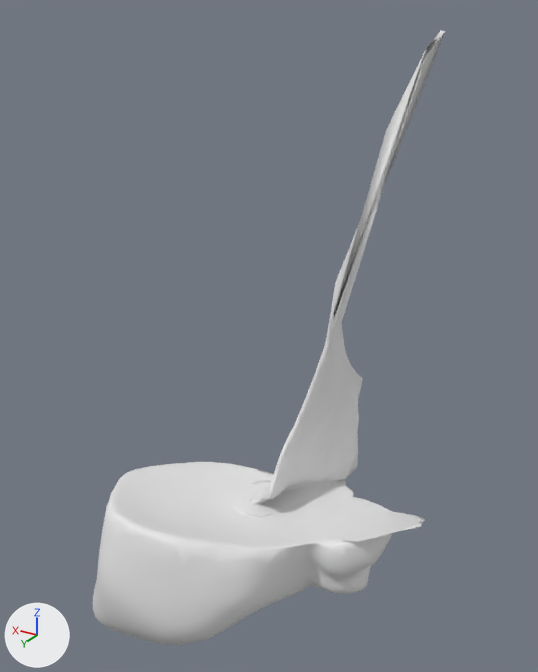
Two versions of the glTF model public/assets/skullbase/pf_superior_cerebellar_peduncle__koos_2.glb, one commit apart.
One viewpoint serves both versions: a 50 mm camera at (-4.6, 29.0, -30.0) aimed at (9.5, 5.4, -41.8). Arrows for +X, +Y and +Z are at lower left; the lights stay in place. The picture after the commit comes second. Vertices at exactly the same position are counted once.

In view in the first picture: 'R'.
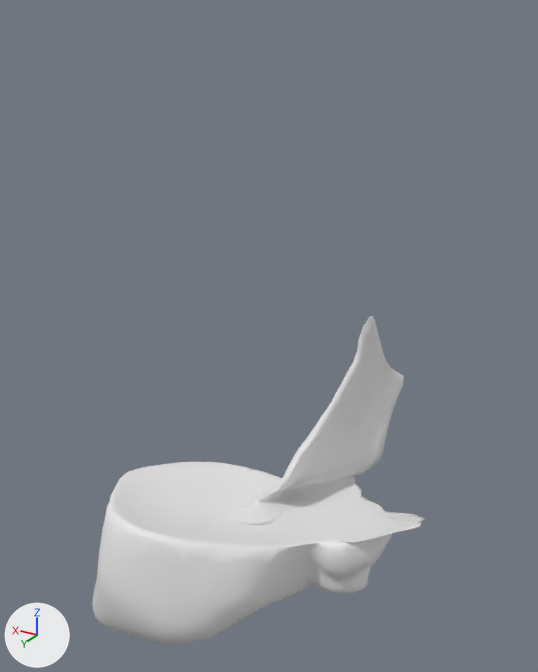
What differs and where, as boxes (x1, y1, x2, y2) in the pictures (538 x 672 px):
'R', reshaped, moved, rescaled (46% shorter)
    before: (93, 31, 445, 645)
    after: (92, 316, 425, 645)

The change in detail:
me_r is used by ob_r; location (9.2, 6.27, -43.25); scale (12.7, 12.7, 12.7).
me_r had 4239 vertices, 8474 faces and spanned x -0.54..0.54, y -0.46..0.46, z -1.0..1.0.
me_r now has 4239 vertices, 8474 faces and spans x -0.95..0.95, y -0.85..0.85, z -1.0..1.0.
me_r part 1: 4239 of 4239 vertices moved; they spanned x -0.54..0.54, y -0.46..0.46, z -1.0..1.0 and now span x -0.95..0.95, y -0.85..0.85, z -1.0..1.0; mean shift (-0.05, 0.0, 0.37).
Object 'R' (ob_r) moves from (9.2, 6.27, -43.25) to (9.22, 5.98, -48.75).
Object 'R' (ob_r) is rescaled from (12.7, 12.7, 12.7) to (7.22, 7.22, 7.22).
